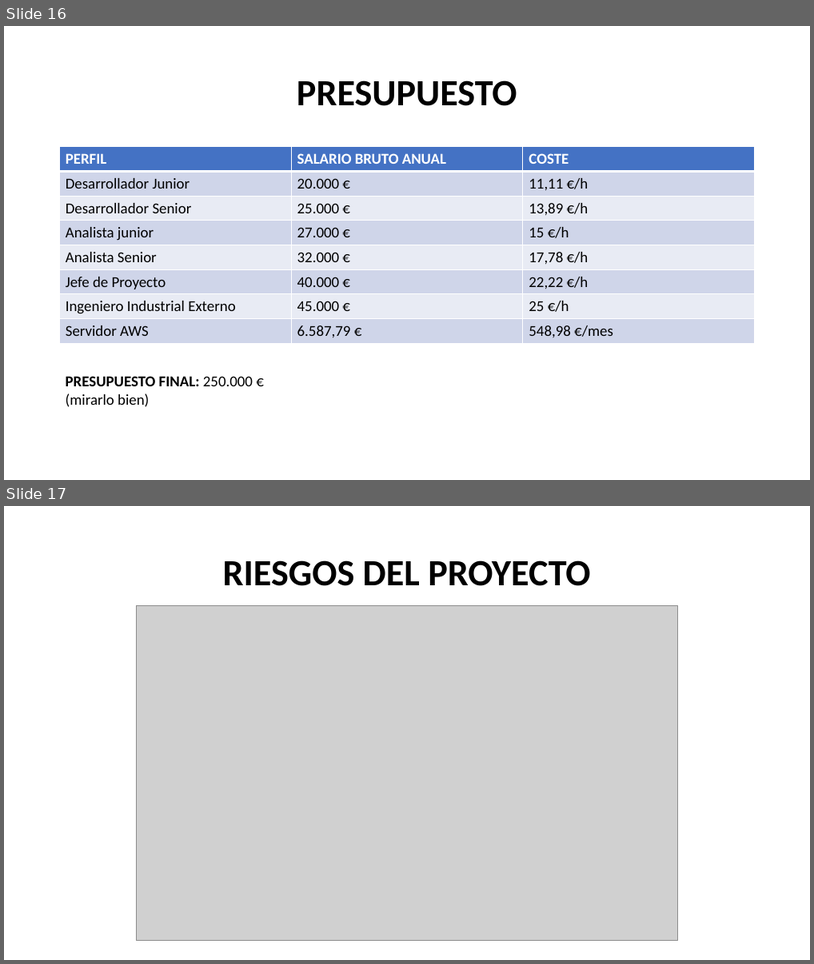
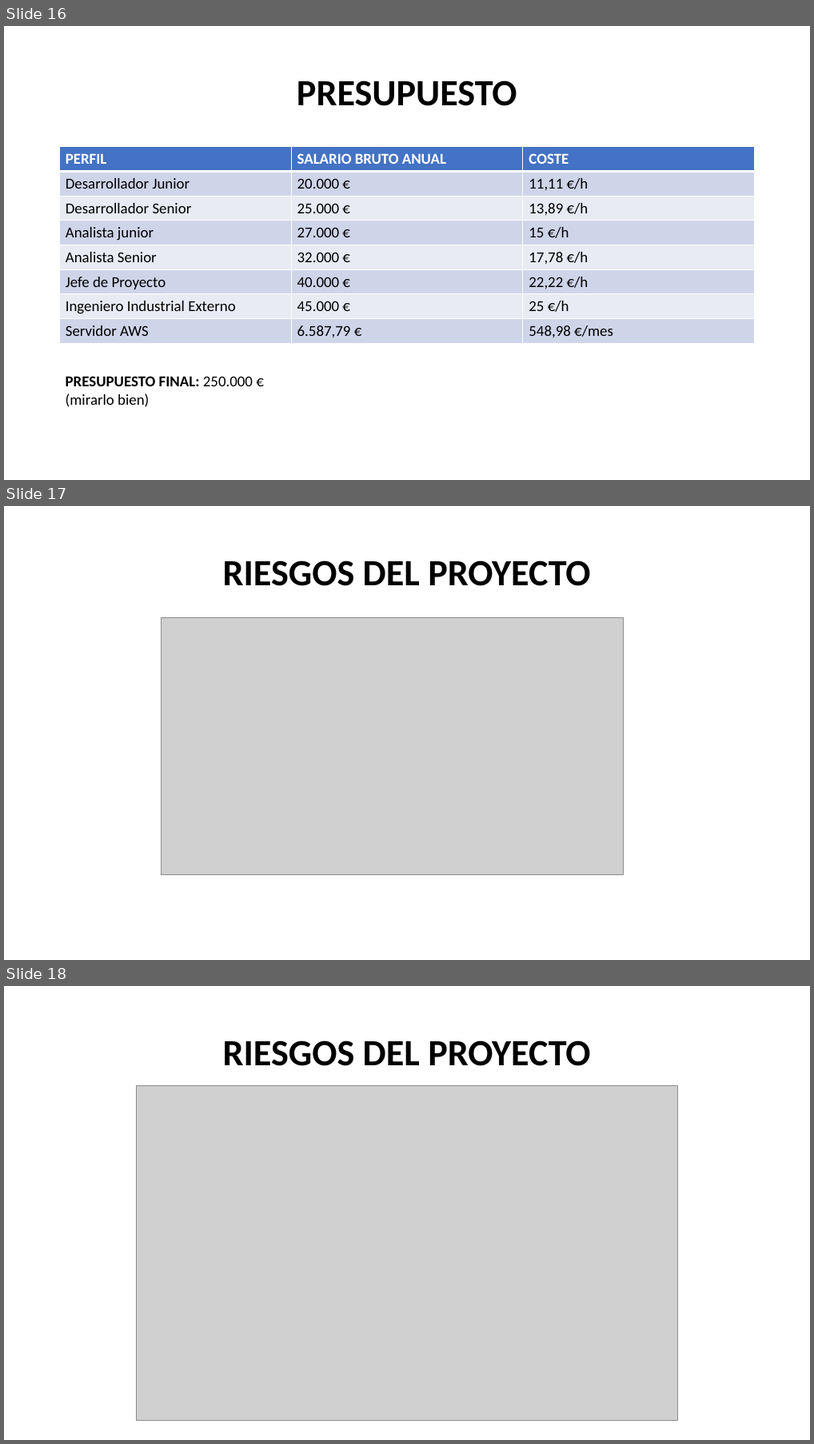
Before and after one commit to AlbertoGCID/XPED, a slide deck: CSMAG.pptx. Shown one above the other, each under a label of ours: slides 16 and 17 before the commit, slides 16, 17 and 18 after it. The pictures are 814x964 and 814x1444 pixels, drawn with LibreOffice and Linux fonts; fonts in the diff are those of the drawing; grey boxes stand for pictures. Boxes give left, top, right and bottom in pixels: in the first picture for what was removed or moved away, otherwise in the second. Text is boxed around its words. In the diff, an @@ line names an element or a change of style, - is before the commit and + after.

```diff
--- a/CSMAG.pptx
+++ b/CSMAG.pptx
@@ slide 17 added at (x1=4, y1=506, x2=810, y2=960), background #FFFFFF @@
@@ title added at (x1=223, y1=560, x2=590, y2=586), 44 pt, text #000000, bold @@
+RIESGOS DEL PROYECTO
@@ picture added at (x1=162, y1=618, x2=623, y2=875) @@
@@ what was slide 17 is now slide 18 @@
```
Also in this commit, not shown: 1 other file.
